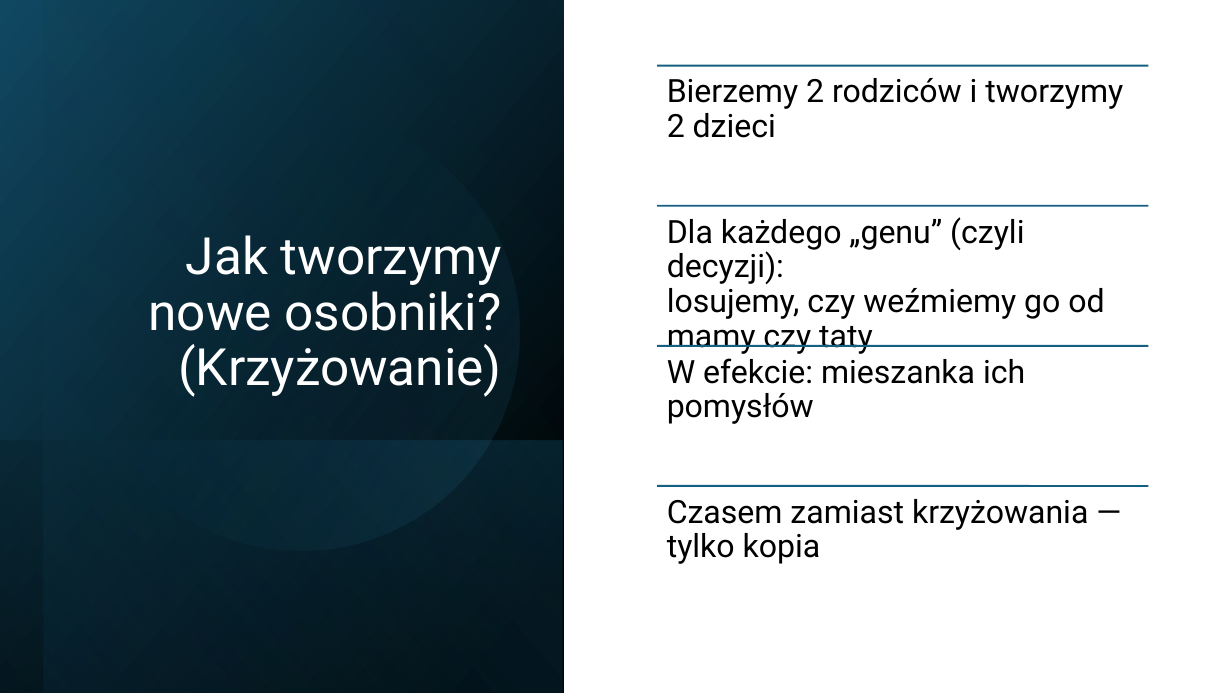
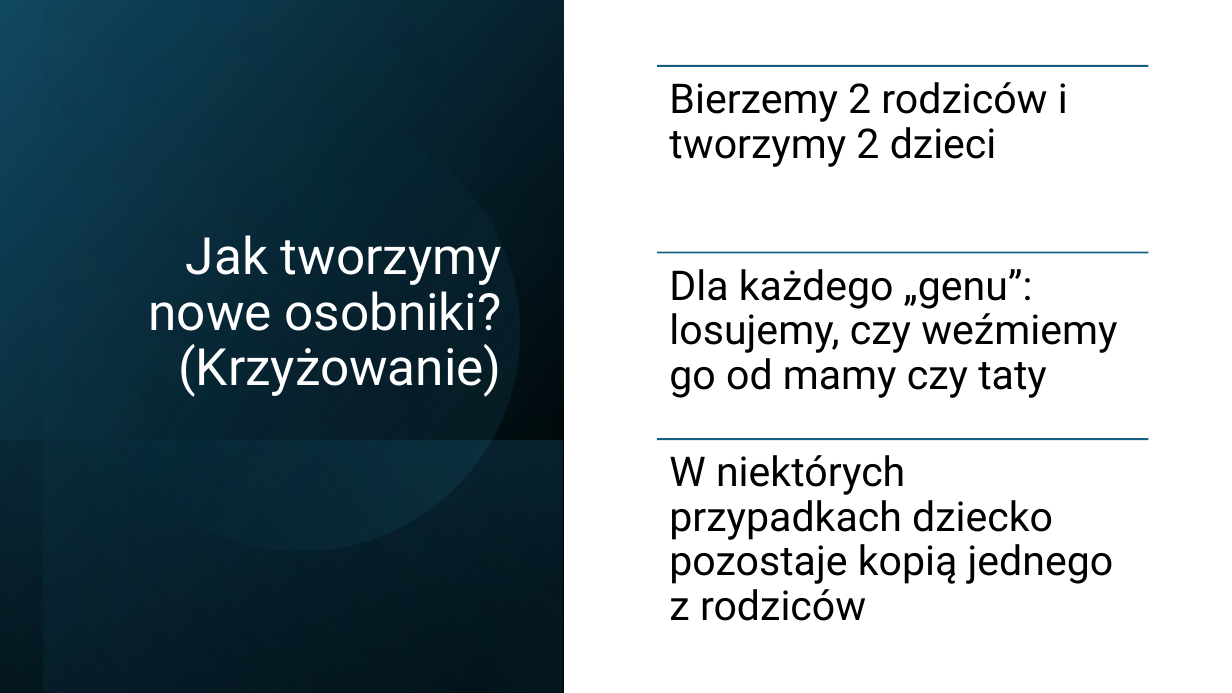
Before and after one commit to kargla3/taxi-v3-genetic-algorithm, a slide deck: slide 6 of Algorytm genetyczny „Taxi_v3.pptx (slide 8 before the commit). Drawn at 1232x693 pixels with LibreOffice and Linux fonts; fonts in the diff are those of the drawing. Boxes give left, top, right and bottom in pixels: in the first picture for what was removed or moved away, otherwise in the second. Text is boxed around its words. In the diff, an @@ line names an element or a change of style, - is before the commit and + after.

```diff
--- a/Algorytm genetyczny „Taxi_v3.pptx
+++ b/Algorytm genetyczny „Taxi_v3.pptx
@@ text "Bierzemy 2 rodziców i tworzymy ..." at [669,82,1068,167]: size 25 to 32 pt; more space between paragraphs @@
@@ line moved from (657, 206) - (1149, 206) to (657, 252) - (1149, 252) @@
@@ text at [669,269,1117,398]: text changed; size 25 to 32 pt @@
-Dla każdego „genu” (czyli decyzji):
-losujemy, czy weźmiemy go od mamy czy taty
+Dla każdego „genu”:
+losujemy, czy weźmiemy go od mamy czy taty
@@ line removed from (657, 346) to (1149, 346) @@
@@ text removed at [667,358,1025,424] @@
-W efekcie: mieszanka ich pomysłów
@@ line moved from (657, 486) - (1149, 486) to (657, 439) - (1149, 439) @@
@@ text added at [669,455,1114,621], 32 pt, text #000000 @@
+W niektórych przypadkach dziecko pozostaje kopią jednego z rodziców
@@ text removed at [667,499,1088,564] @@
-Czasem zamiast krzyżowania — tylko kopia
```
Also in this commit, not shown: 4 other slides changed, 3 slides removed.
